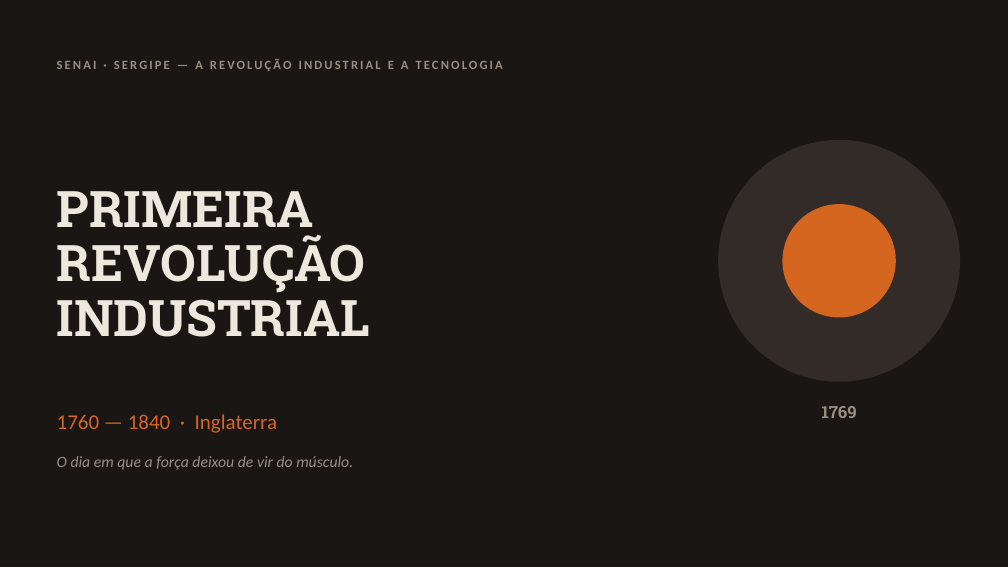
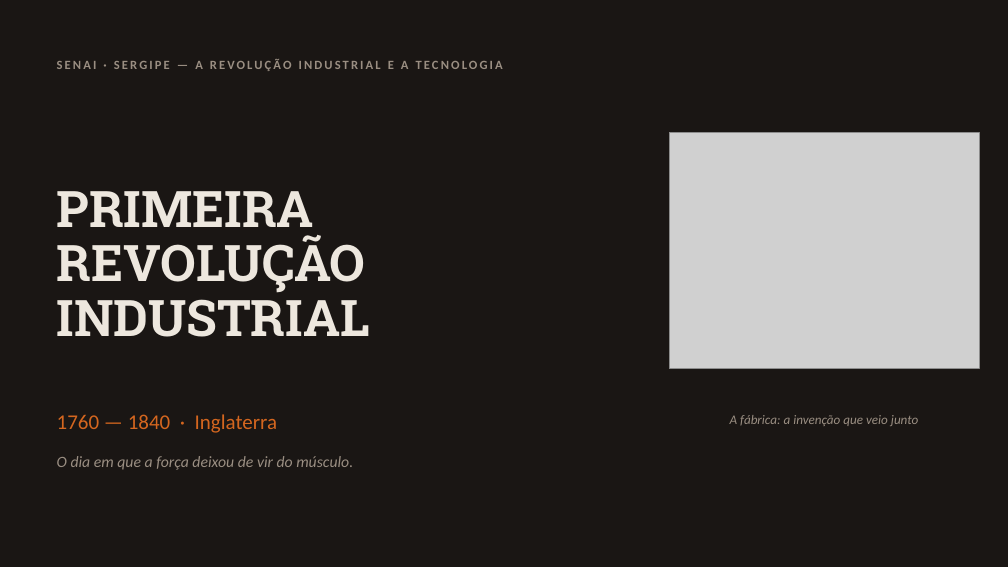
Before and after one commit to guirab734/industry, a slide deck: slide 1 of docs/primeira-revolucao-industrial.pptx. Drawn at 1008x567 pixels with LibreOffice and Linux fonts; fonts in the diff are those of the drawing; grey boxes stand for pictures. Boxes give left, top, right and bottom in pixels: in the first picture for what was removed or moved away, otherwise in the second. Text is boxed around its words. In the diff, an @@ line names an element or a change of style, - is before the commit and + after.

```diff
--- a/docs/primeira-revolucao-industrial.pptx
+++ b/docs/primeira-revolucao-industrial.pptx
@@ picture added at <box>669,132,979,368</box> @@
@@ ellipse removed at <box>718,140,960,382</box> @@
@@ ellipse removed at <box>783,204,896,318</box> @@
@@ text added at <box>730,415,918,426</box>, 12.5 pt, text #9A8E82, italic @@
+A fábrica: a invenção que veio junto
@@ text removed at <box>822,406,857,418</box> @@
-1769
```
Also in this commit, not shown: 4 other slides changed, 6 other files.
